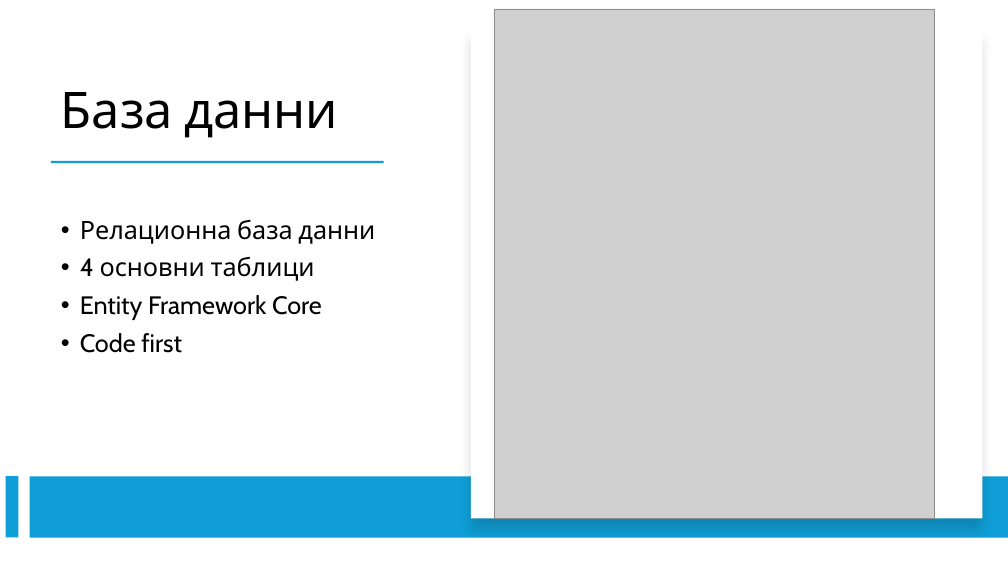
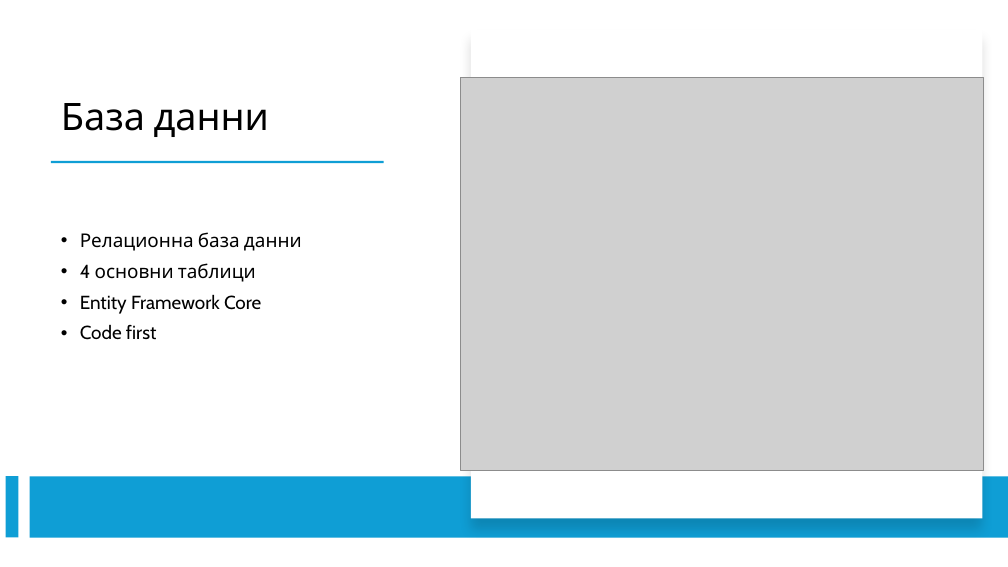
Before and after one commit to Exonault/BooksAPI, a slide deck: slide 6 of Document/Presentation.pptx. Drawn at 1008x567 pixels with LibreOffice and Linux fonts; fonts in the diff are those of the drawing; grey boxes stand for pictures. Boxes give left, top, right and bottom in pixels: in the first picture for what was removed or moved away, otherwise in the second. Text is boxed around its words. In the diff, an @@ line names an element or a change of style, - is before the commit and + after.

```diff
--- a/Document/Presentation.pptx
+++ b/Document/Presentation.pptx
@@ title "База данни" at (61,103,270,137): size 48 to 36 pt @@
@@ picture: place and size @@
-picture at (495,9,935,519)
+picture at (461,77,984,471)
@@ text "Релационна база данни" at (80,232,302,340): size 24 to 18 pt @@
```
Also in this commit, not shown: 2 other slides changed.
